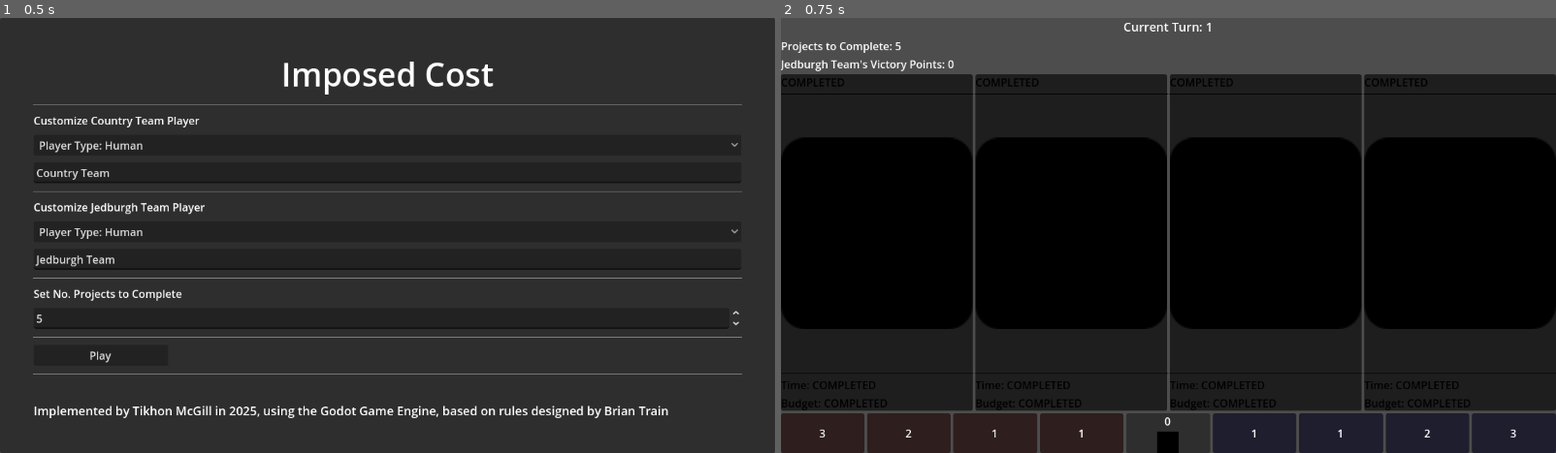
Above: before the commit, frames 1-2 (left to right).
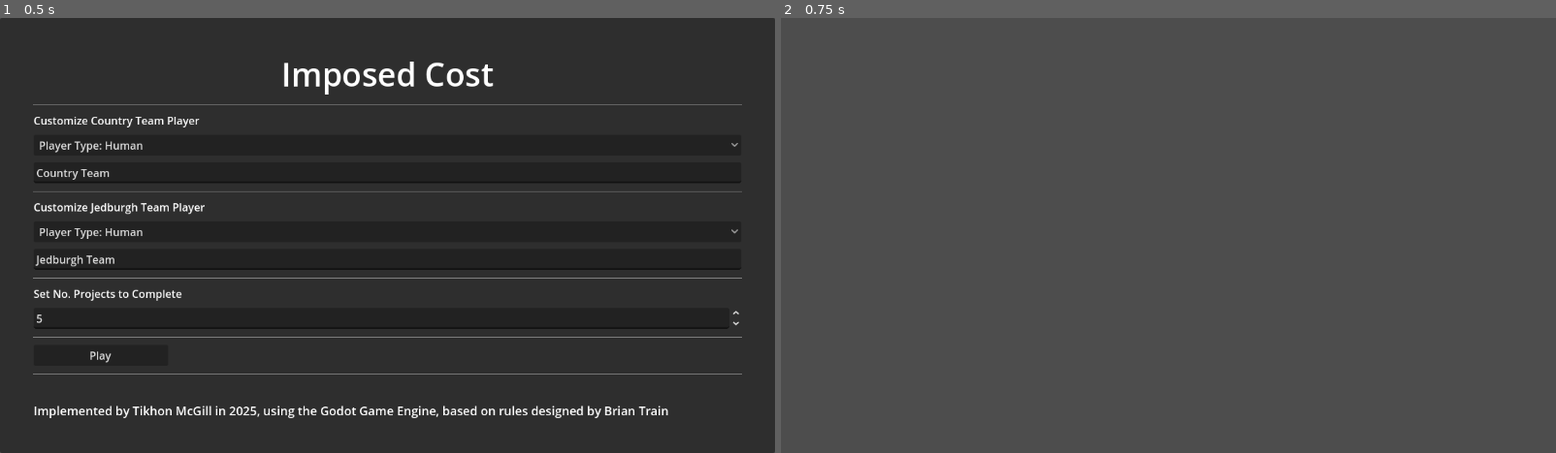
Above: after the commit, the same moments.

Repository: TikhonMcGill/ImposedCost
Game: Godot game, scene res://assets/scenes/main_menu/main_menu.tscn
Two runs of this game, one before a commit and one after it. Both use one fixed random seed, a clock stepped at 60 frames per second and the inputs below. The engine's default icon, where the game draws it, is replaced by a stand-in: a white triangle on a blue panel in a dark square.
Inputs:
- Up to frame 1 (0.5 s): no input
- Up to frame 2 (0.75 s): click "Play" at 0.5 s

Frame 1 is identical in both runs. In frame 2, 86% of the frame differs, in the area x 0-100%, y 1-100%.

Commit message:
Rename GameBoard to ObserverBoard

Diff:
--- a/assets/scenes/game/game.gd
+++ b/assets/scenes/game/game.gd
@@ -10,7 +10,9 @@
 var country_team_player: Player
 var jedburgh_team_player: Player
 
-@onready var game_board: GameBoard = $GameBoard
+var no_humans: bool = true #Whether there are any Human-Controlled Players
+
+@onready var observer_board: ObserverBoard = $ObserverBoard
 @onready var back_to_main_menu_button: Button = $GameBoard/BackToMainMenuButton
 
 func _ready() -> void:
@@ -35,11 +37,13 @@
 		country_player = RANDOM_PLAYER_SCENE.instantiate()
 	elif GameManager.settings.country_team_player == GameManager.settings.PLAYER.HUMAN:
 		country_player = HUMAN_PLAYER_SCENE.instantiate()
+		no_humans = false
 
 	if GameManager.settings.jedburgh_team_player == GameManager.settings.PLAYER.RANDOM:
 		jedburgh_player = RANDOM_PLAYER_SCENE.instantiate()
 	elif GameManager.settings.jedburgh_team_player == GameManager.settings.PLAYER.HUMAN:
 		jedburgh_player = HUMAN_PLAYER_SCENE.instantiate()
+		no_humans = false
 
 	add_child(country_player)
 	add_child(jedburgh_player)
@@ -87,7 +91,12 @@
 	game_state.move_taken.connect(handle_move_taken)
 	game_state.game_over.connect(_handle_game_over)
 
-	game_board.game_state = game_state
+	#If there are no humans, show the observer board
+	if no_humans == true:
+		observer_board.game_state = game_state
+		observer_board.show()
+	else:
+		observer_board.hide()
 
 	country_team_player.take_turn()
 
--- a/assets/scenes/game/game.tscn
+++ b/assets/scenes/game/game.tscn
@@ -1,18 +1,18 @@
 [gd_scene load_steps=3 format=3 uid="uid://bhuq1yrd5xvgf"]
 
 [ext_resource type="Script" uid="uid://dbckof6gs7uaj" path="res://assets/scenes/game/game.gd" id="1_u5a5u"]
-[ext_resource type="PackedScene" uid="uid://cpffm8drbukx2" path="res://assets/scenes/game/game_board/game_board.tscn" id="2_7b4ci"]
+[ext_resource type="PackedScene" uid="uid://cpffm8drbukx2" path="res://assets/scenes/game/game_board/observer_board/observer_board.tscn" id="2_7b4ci"]
 
 [node name="Game" type="Node"]
 script = ExtResource("1_u5a5u")
 
-[node name="GameBoard" parent="." instance=ExtResource("2_7b4ci")]
+[node name="ObserverBoard" parent="." instance=ExtResource("2_7b4ci")]
 
-[node name="BackToMainMenuButton" type="Button" parent="GameBoard"]
+[node name="BackToMainMenuButton" type="Button" parent="ObserverBoard"]
 visible = false
 layout_mode = 2
 text = "Back to Main Menu"
 
-[connection signal="pressed" from="GameBoard/BackToMainMenuButton" to="." method="_on_back_to_main_menu_button_pressed"]
+[connection signal="pressed" from="ObserverBoard/BackToMainMenuButton" to="." method="_on_back_to_main_menu_button_pressed"]
 
-[editable path="GameBoard"]
+[editable path="ObserverBoard"]
--- a/assets/scenes/game/game_board/game_board.gd
+++ b/assets/scenes/game/game_board/observer_board/observer_board.gd
@@ -1,7 +1,7 @@
-class_name GameBoard
+class_name ObserverBoard
 extends VBoxContainer
 
-##A UI Element representing a visualization of an Imposed Cost Game Board
+##A UI Element representing a visualization of an Imposed Cost Game Board, without Human Players
 
 var game_state: GameState: set = _set_game_state ##The Game State this Game Board is visualizing
 
--- a/assets/scenes/game/game_board/game_board.tscn
+++ b/assets/scenes/game/game_board/observer_board/observer_board.tscn
@@ -1,14 +1,14 @@
 [gd_scene load_steps=8 format=3 uid="uid://cpffm8drbukx2"]
 
 [ext_resource type="PackedScene" uid="uid://cdgnbaa7ua3pt" path="res://assets/scenes/game/game_board/victor_label/victor_label.tscn" id="1_dsi5m"]
-[ext_resource type="Script" uid="uid://dj6lu3kvsca1u" path="res://assets/scenes/game/game_board/game_board.gd" id="1_ecqaw"]
+[ext_resource type="Script" uid="uid://dj6lu3kvsca1u" path="res://assets/scenes/game/game_board/observer_board/observer_board.gd" id="1_ecqaw"]
 [ext_resource type="PackedScene" uid="uid://bkdsibrlut8m" path="res://assets/scenes/game/game_board/current_turn_label/current_turn_label.tscn" id="2_ecqaw"]
 [ext_resource type="PackedScene" uid="uid://dwdg85lo6bacx" path="res://assets/scenes/game/game_board/projects_to_complete_label/projects_to_complete_label.tscn" id="3_0r1lb"]
 [ext_resource type="PackedScene" uid="uid://ci5jxy6b0n6md" path="res://assets/scenes/game/game_board/victory_points_label/victory_points_label.tscn" id="4_12tj2"]
 [ext_resource type="PackedScene" uid="uid://55k4rbxnjh54" path="res://assets/scenes/game/game_board/project_container_container/project_container_container.tscn" id="5_r5hvb"]
 [ext_resource type="PackedScene" uid="uid://c6is68qvrlrb2" path="res://assets/scenes/game/game_board/host_nation_influence_track/host_nation_influence_track.tscn" id="6_hoty0"]
 
-[node name="GameBoard" type="VBoxContainer"]
+[node name="ObserverBoard" type="VBoxContainer"]
 anchors_preset = 15
 anchor_right = 1.0
 anchor_bottom = 1.0
Not shown, changed: admin/next_plans.txt
Not shown, changed: admin/plans.txt
Renamed: assets/scenes/game/game_board/game_board.gd.uid -> assets/scenes/game/game_board/observer_board/observer_board.gd.uid
